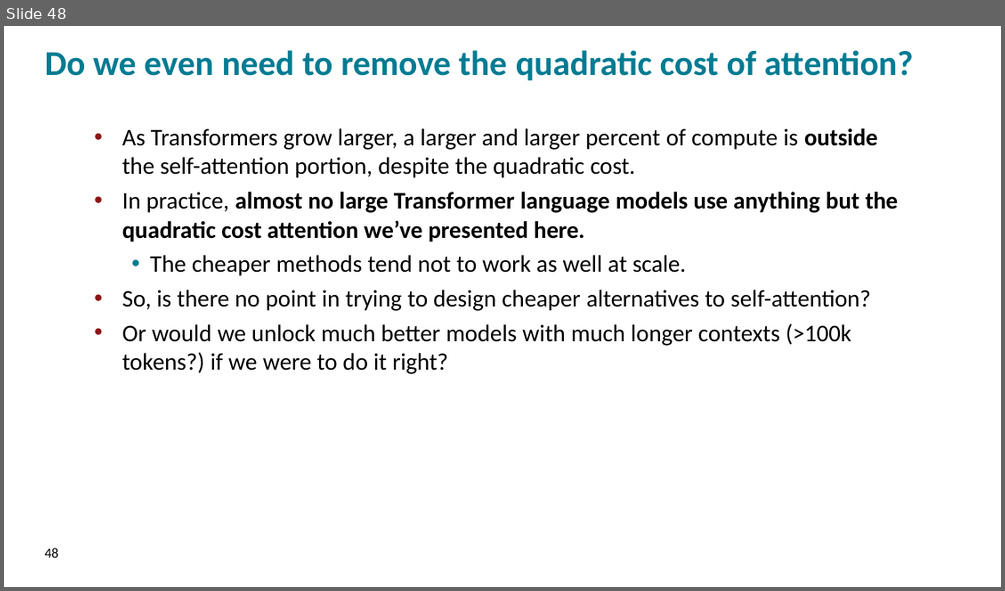
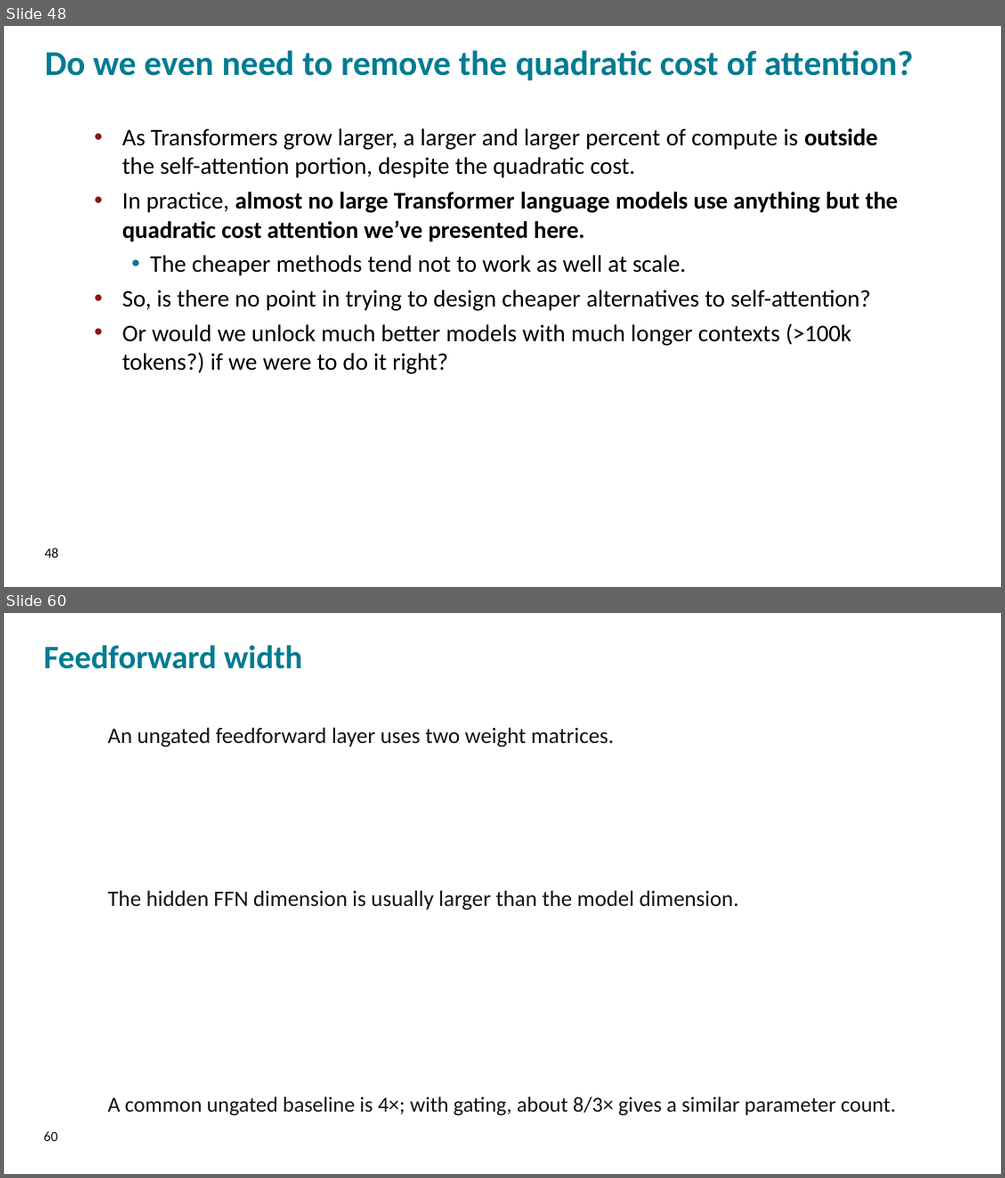
Before and after one commit to FMIPPC/lectures, a slide deck: lecture_03.pptx. Shown one above the other, each under a label of ours: slide 48 before the commit, slides 48 and 60 after it; the slides between them are not shown. The pictures are 1005x591 and 1005x1178 pixels, drawn with LibreOffice and Linux fonts; fonts in the diff are those of the drawing; background and template pictures are left out. Boxes give left, top, right and bottom in pixels: in the first picture for what was removed or moved away, otherwise in the second. Text is boxed around its words. In the diff, an @@ line names an element or a change of style, - is before the commit and + after.

```diff
--- a/lecture_03.pptx
+++ b/lecture_03.pptx
@@ slide 60 added at bbox=[4, 613, 1001, 1174], background picture (left out) @@
@@ text added at bbox=[44, 645, 302, 669], 31.5 pt, text #007B92, bold @@
+Feedforward width
@@ text added at bbox=[108, 727, 614, 747], 21.3 pt, text #111111 @@
+An ungated feedforward layer uses two weight matrices.
@@ text added at bbox=[108, 890, 739, 910], 21.3 pt, text #111111 @@
+The hidden FFN dimension is usually larger than the model dimension.
@@ text added at bbox=[108, 1096, 896, 1115], 20.7 pt, text #111111 @@
+A common ungated baseline is 4×; with gating, about 8/3× gives a similar parameter count.
@@ text added at bbox=[44, 1131, 58, 1141], 13.5 pt, text #111111 @@
+60
```
Also in this commit, not shown: 27 other slides added, 3 other files.
